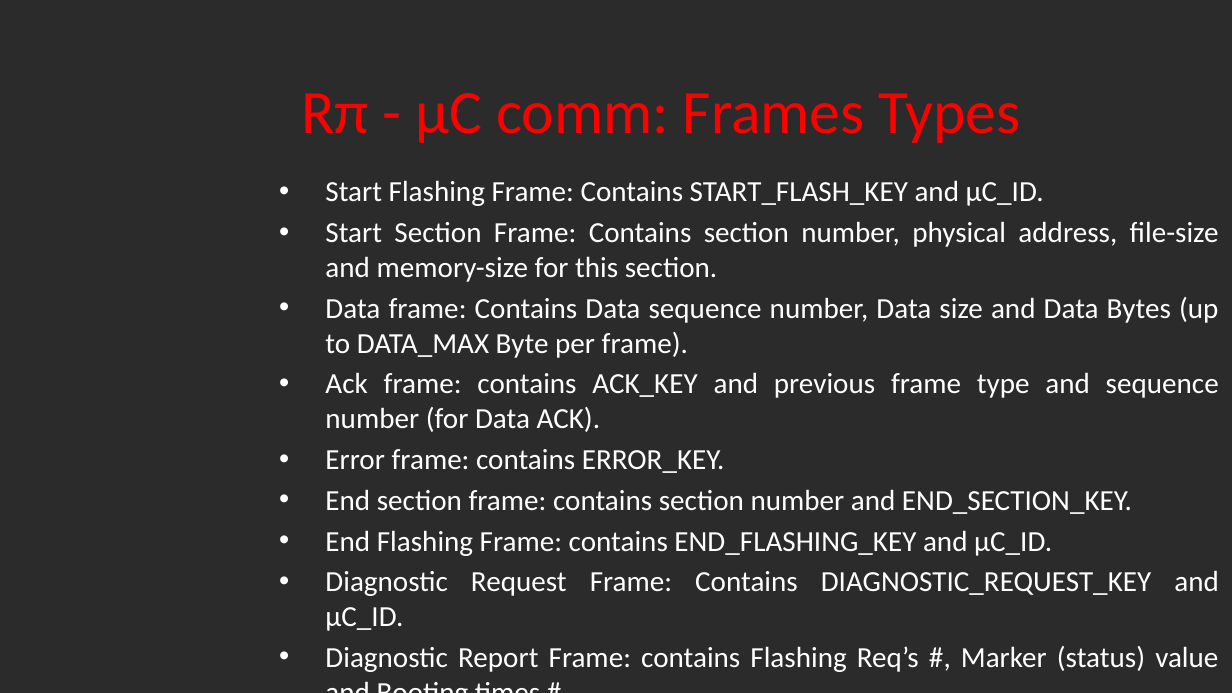
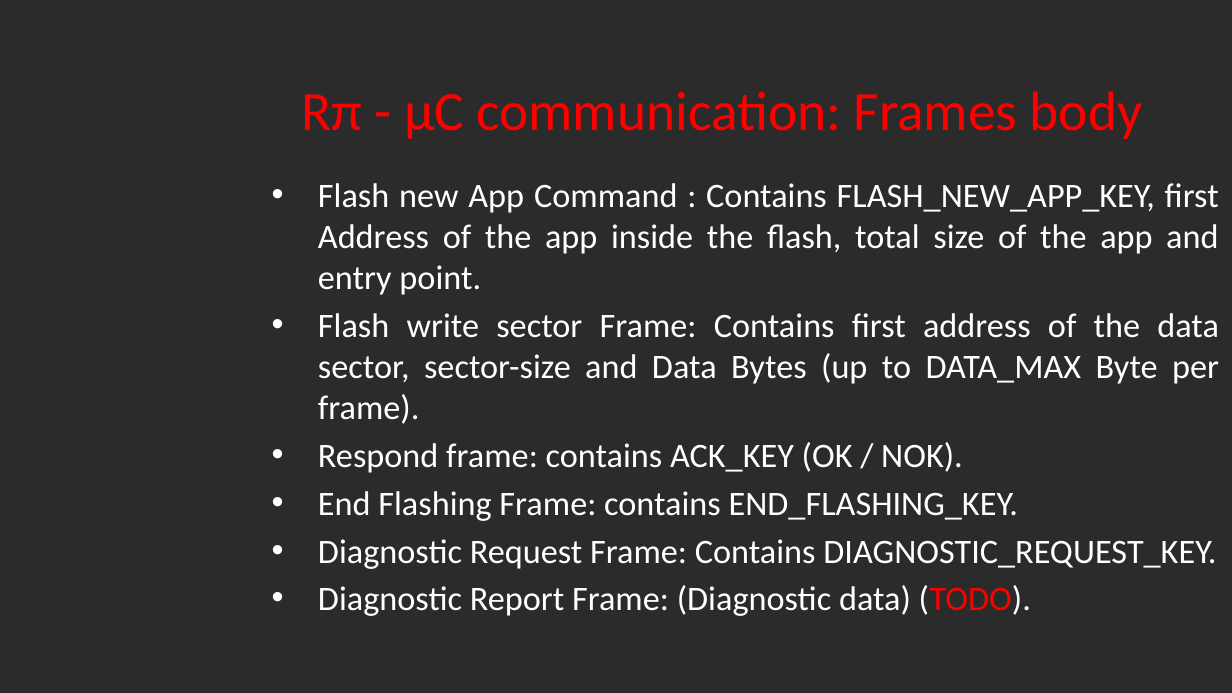
Before and after one commit to Marcelle-Samir/Firmware_Over_The_Air, a slide deck: slide 16 of Project proposal.pptx (slide 17 before the commit). Drawn at 1232x693 pixels with LibreOffice and Linux fonts; fonts in the diff are those of the drawing; background and template pictures are left out; a plain dark background stands for a picture behind light text. Boxes give left, top, right and bottom in pixels: in the first picture for what was removed or moved away, otherwise in the second. Text is boxed around its words. In the diff, an @@ line names an element or a change of style, - is before the commit and + after.

```diff
--- a/Project proposal.pptx
+++ b/Project proposal.pptx
@@ title at [301, 91, 1142, 139]: text changed; size 36 to 32.4 pt @@
-Rπ - µC comm: Frames Types
+Rπ - µC communication: Frames body
@@ text at [318, 183, 1219, 616]: text changed; size 17 to 20 pt @@
-• Start Flashing Frame: Contains START_FLASH_KEY and µC_ID.
-• Start Section Frame: Contains section number, physical address, file-size and memory-size for this section.
-• Data frame: Contains Data sequence number, Data size and Data Bytes (up to DATA_MAX Byte per frame).
-• Ack frame: contains ACK_KEY and previous frame type and sequence number (for Data ACK).
-• Error frame: contains ERROR_KEY.
-• End section frame: contains section number and END_SECTION_KEY.
-• End Flashing Frame: contains END_FLASHING_KEY and µC_ID.
-• Diagnostic Request Frame: Contains DIAGNOSTIC_REQUEST_KEY and µC_ID.
-• Diagnostic Report Frame: contains Flashing Req’s #, Marker (status) value and Booting times #.
+• Flash new App Command : Contains FLASH_NEW_APP_KEY, first Address of the app inside the flash, total size of the app and entry point.
+• Flash write sector Frame: Contains first address of the data sector, sector-size and Data Bytes (up to DATA_MAX Byte per frame).
+• Respond frame: contains ACK_KEY (OK / NOK).
+• End Flashing Frame: contains END_FLASHING_KEY.
+• Diagnostic Request Frame: Contains DIAGNOSTIC_REQUEST_KEY.
+• Diagnostic Report Frame: (Diagnostic data) (TODO).
```
Also in this commit, not shown: 16 other slides changed, 1 slide added, 3 slides removed.
